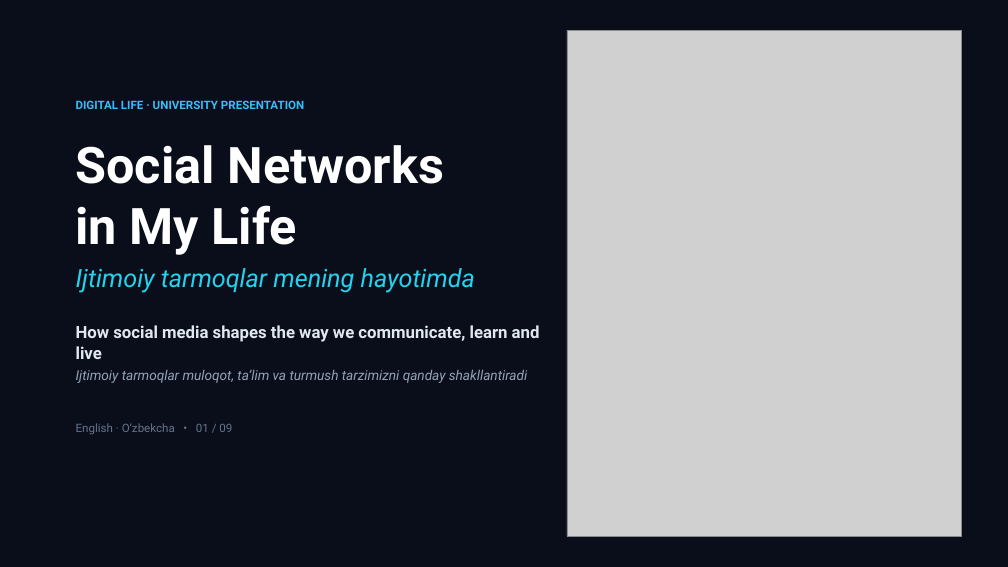
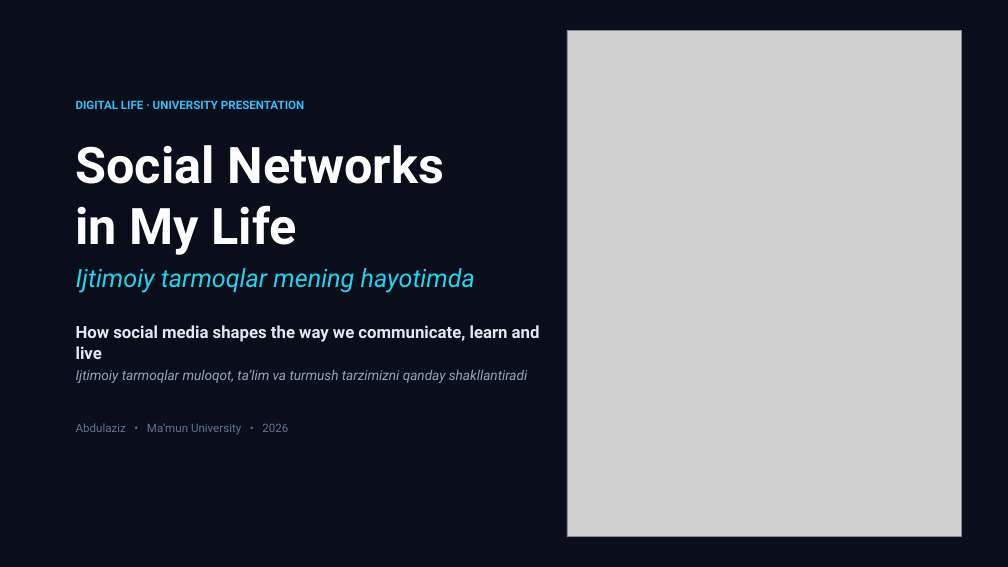
Before and after one commit to AbdulazizFrost/presentation-mamun-2026, a slide deck: slide 1 of Social_Networks_in_My_Life.pptx. Drawn at 1008x567 pixels with LibreOffice and Linux fonts; fonts in the diff are those of the drawing; grey boxes stand for pictures. Boxes give left, top, right and bottom in pixels: in the first picture for what was removed or moved away, otherwise in the second. Text is boxed around its words. In the diff, an @@ line names an element or a change of style, - is before the commit and + after.

```diff
--- a/Social_Networks_in_My_Life.pptx
+++ b/Social_Networks_in_My_Life.pptx
@@ text at (76, 423, 288, 434): text changed @@
-English · O‘zbekcha • 01 / 09
+Abdulaziz • Ma’mun University • 2026
```
Also in this commit, not shown: 25 other files.
